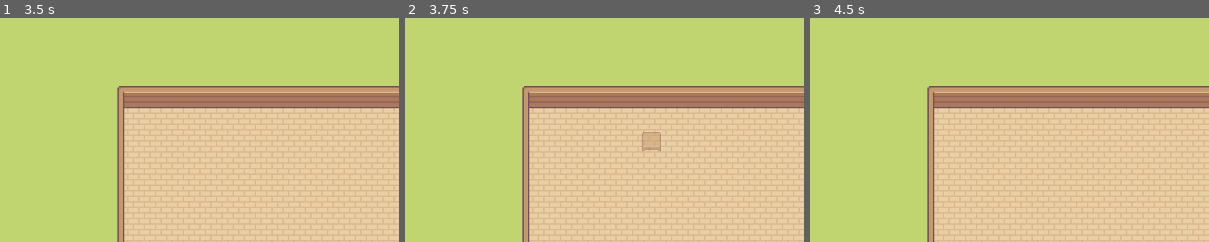
Above: before the commit, frames 1-3 (left to right).
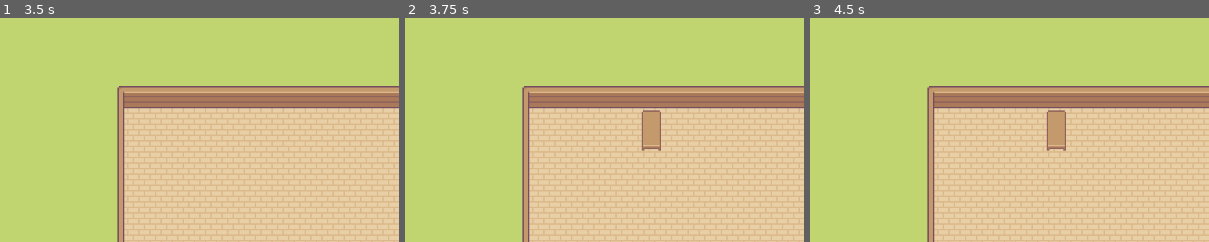
Above: after the commit, the same moments.

Repository: brenwick64/test_building_system
Game: Godot game, scene res://scenes/test_scenes/test_scene.tscn
Same seed, same stepped clock (60 frames per second), same inputs: the game is played once before the commit and once after it.
Inputs (mouse positions are % of the whole screen's width and height, from its top left):
- Up to frame 1 (3.5 s): tap Enter at 0.5, 2 s; move the mouse to (72, 45) at 0.52 s; press the mouse at (72, 45) at 0.53 s; tap Space at 1.25, 2.75 s; move the mouse to (30, 55) at 1.27 s; release the mouse at (30, 55) at 1.28 s; click (30, 55) at 1.35 s; move the mouse to (60, 28) at 2.02 s; press the mouse at (60, 28) at 2.03 s; move the mouse to (45, 70) at 2.77 s; release the mouse at (45, 70) at 2.78 s; click (45, 70) at 2.85 s
- Up to frame 2 (3.75 s): tap Enter at 3.5 s; move the mouse to (80, 65) at 3.52 s; press the mouse at (80, 65) at 3.53 s
- Up to frame 3 (4.5 s): tap Space at 4.25 s; move the mouse to (20, 35) at 4.27 s; release the mouse at (20, 35) at 4.28 s; click (20, 35) at 4.35 s
The pictures show only the part of the screen within x 50-100%, y 39-88%; the shares and areas given below are measured in that part.

Frame 1 is identical in both runs. In frame 2, 0.7% of the frame differs, in the area x 59-65%, y 41-59%; in frame 3, 0.8%, in the area x 59-65%, y 41-60%.

Commit message:
baseline furniture functionality

Diff:
--- /dev/null
+++ b/scenes/furniture/large_table.tscn
@@ -0,0 +1,25 @@
+[gd_scene load_steps=5 format=3 uid="uid://dvudffpcdjxan"]
+
+[ext_resource type="Texture2D" uid="uid://buastrnfbeooa" path="res://assets/objects/large-table.png" id="1_0sraf"]
+[ext_resource type="Script" path="res://scripts/classes/Furniture.gd" id="1_w2lc4"]
+
+[sub_resource type="AtlasTexture" id="AtlasTexture_p74if"]
+atlas = ExtResource("1_0sraf")
+
+[sub_resource type="RectangleShape2D" id="RectangleShape2D_vsva7"]
+size = Vector2(12, 26)
+
+[node name="LargeTable" type="StaticBody2D" node_paths=PackedStringArray("sprite_2d")]
+script = ExtResource("1_w2lc4")
+tile_matrix = Array[Vector2i]([Vector2i(0, 0), Vector2i(0, -1)])
+sprite_2d = NodePath("Sprite2D")
+
+[node name="Sprite2D" type="Sprite2D" parent="."]
+texture = SubResource("AtlasTexture_p74if")
+
+[node name="CollisionShape2D" type="CollisionShape2D" parent="."]
+position = Vector2(0, -1)
+shape = SubResource("RectangleShape2D_vsva7")
+
+[node name="Pivot" type="Marker2D" parent="."]
+position = Vector2(0, 8)
--- a/scenes/furniture/small_table.tscn
+++ b/scenes/furniture/small_table.tscn
@@ -7,9 +7,18 @@
 atlas = ExtResource("2_u5mnb")
 region = Rect2(49, 49, 14, 14)
 
-[node name="SmallTable" type="Node2D" node_paths=PackedStringArray("sprite_2d")]
+[sub_resource type="RectangleShape2D" id="RectangleShape2D_a2665"]
+size = Vector2(12, 12)
+
+[node name="SmallTable" type="StaticBody2D" node_paths=PackedStringArray("sprite_2d")]
 script = ExtResource("1_s7jyf")
+tile_matrix = Array[Vector2i]([Vector2i(0, 0)])
 sprite_2d = NodePath("Sprite2D")
 
 [node name="Sprite2D" type="Sprite2D" parent="."]
 texture = SubResource("AtlasTexture_0kp1i")
+
+[node name="CollisionShape2D" type="CollisionShape2D" parent="."]
+shape = SubResource("RectangleShape2D_a2665")
+
+[node name="Pivot" type="Marker2D" parent="."]
--- a/scenes/managers/furniture/furniture_manager.gd
+++ b/scenes/managers/furniture/furniture_manager.gd
@@ -3,16 +3,27 @@
 @export var input_manager: InputManager
 @export var tile_manager: TileManager
 
-@onready var equipped_furniture: PackedScene = preload("res://scenes/furniture/small_table.tscn")
+#@onready var equipped_furniture: PackedScene = preload("res://scenes/furniture/small_table.tscn")
+@onready var equipped_furniture: PackedScene = preload("res://scenes/furniture/large_table.tscn")
 var furniture_preview: Furniture
 var hovered_tile_coords: Vector2i
+var placed_furniture: Array[Furniture]
 
+## -- overrides --
 func _ready() -> void:
 	input_manager.action_pressed.connect(_on_action_pressed)
 	tile_manager.new_tile_hovered.connect(_on_new_tile_hovered)
 	tile_manager.layer_mouse_out.connect(_on_layer_mouse_out)
 
 ## -- helper functions --
+func _is_used_tile() -> bool:
+	for vector in furniture_preview.tile_matrix:
+		var preview_tile_coords: Vector2i = hovered_tile_coords + vector
+		for furniture: Furniture in placed_furniture:
+			if preview_tile_coords in furniture.occupied_tiles:
+				return true
+	return false
+
 func _clear_preview() -> void:
 	if furniture_preview:
 		furniture_preview.queue_free()
@@ -21,23 +32,41 @@
 func _spawn_preview() -> void:
 	_clear_preview()
 	var preview_ins = equipped_furniture.instantiate()
+	var pivot: Marker2D = preview_ins.get_node("Pivot")
 	preview_ins.configure_preview()
-	preview_ins.global_position = tile_manager.get_gp_from_tile_coords(hovered_tile_coords)
+	preview_ins.global_position = tile_manager.get_gp_from_tile_coords(hovered_tile_coords) as Vector2 - pivot.global_position
 	get_tree().root.add_child(preview_ins)
 	furniture_preview = preview_ins
 
+func _validate_preview() -> void:
+	if  _is_used_tile():
+		furniture_preview.invalid_placement()
+
 func _spawn_furnitrue() -> void:
-
-	pass
+	_clear_preview()
+	var shoppe_furniture: Node2D = get_tree().get_first_node_in_group("ShoppeFurniture")
+	if not shoppe_furniture:
+		push_warning("warning: cannot add furniture since no ShoppeFurniture scene was detected")
+		return
+	var furniture_ins = equipped_furniture.instantiate()
+	var pivot: Marker2D = furniture_ins.get_node("Pivot")
+	var tile_global_pos: Vector2 = tile_manager.get_gp_from_tile_coords(hovered_tile_coords)
+	furniture_ins.global_position = shoppe_furniture.to_local(tile_global_pos) as Vector2 - pivot.global_position
+	furniture_ins.configure_furniture(hovered_tile_coords)
+	shoppe_furniture.add_child(furniture_ins)
+	placed_furniture.append(furniture_ins)
 
 ## -- signals --
 func _on_new_tile_hovered(tile_coords: Vector2i) -> void:
 	if not equipped_furniture: return
 	hovered_tile_coords = tile_coords
 	_spawn_preview()
+	_validate_preview()
 
 func _on_action_pressed(_event: InputEvent) -> void:
 	if not equipped_furniture: return
+	if not furniture_preview: return
+	if not furniture_preview.is_valid_placement: return
 	_spawn_furnitrue()
 
 func _on_layer_mouse_out() -> void:
--- a/scenes/test_scenes/test_scene.tscn
+++ b/scenes/test_scenes/test_scene.tscn
@@ -44,3 +44,5 @@
 [node name="ShoppeFloor" type="TileMapLayer" parent="TileMap"]
 tile_map_data = PackedByteArray("AAAmABMAAwABAAEAAAAmABIAAwABAAEAAAAmABEAAwABAAEAAAAmABAAAwABAAEAAAAmAA8AAwABAAEAAAAmAA …(1984 unchanged characters)…
 tile_set = ExtResource("1_f72q3")
+
+[node name="ShoppeFurniture" type="Node2D" parent="." groups=["ShoppeFurniture"]]
--- a/scripts/classes/Furniture.gd
+++ b/scripts/classes/Furniture.gd
@@ -4,5 +4,17 @@
 @export var tile_matrix: Array[Vector2i]
 @export var sprite_2d: Sprite2D
 
+var is_valid_placement: bool = true
+var occupied_tiles: Array[Vector2i]
+
+func invalid_placement() -> void:
+	sprite_2d.modulate = Color(0.941176, 0.501961, 0.501961, 0.5)
+	is_valid_placement = false
+
 func configure_preview() -> void:
 	sprite_2d.modulate = Color(1, 1, 1, 0.5)
+
+func configure_furniture(primary_tile_coords: Vector2i) -> void:
+	for coords: Vector2i in tile_matrix:
+		occupied_tiles.append(coords + primary_tile_coords)
+	sprite_2d.modulate = Color(1, 1, 1, 1)
Binary file added: assets/objects/large-table.png
Not shown, added: assets/objects/large-table.png.import
Not shown: 1 places in scenes/furniture/small_table.tscn that only renumber resources
